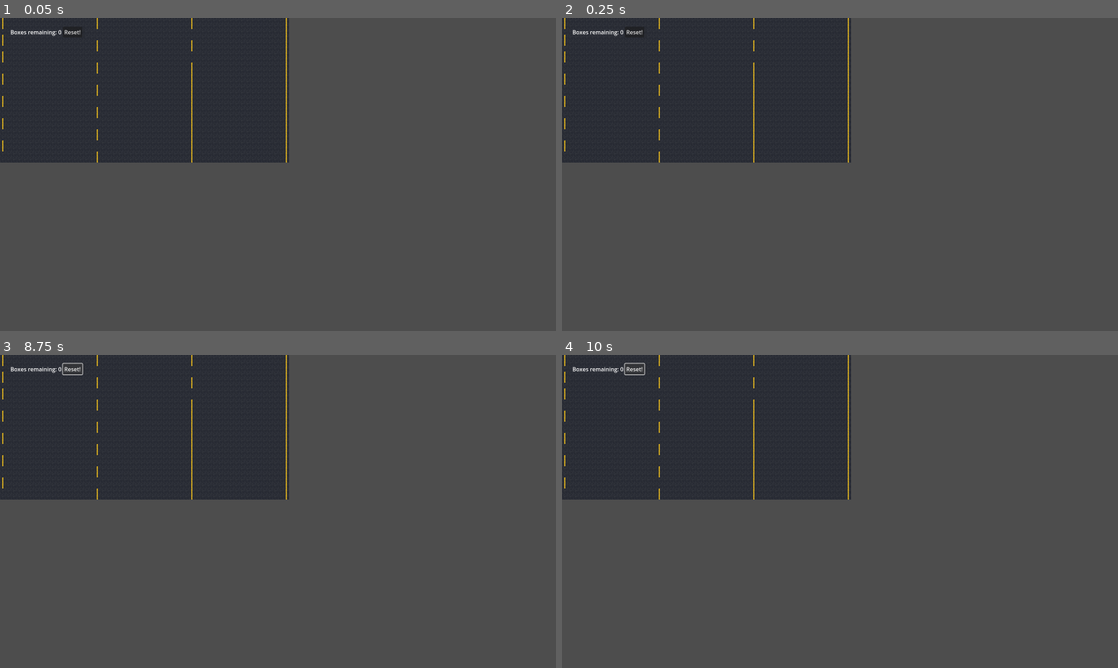
Above: before the commit, frames 1-4 (two rows, left to right).
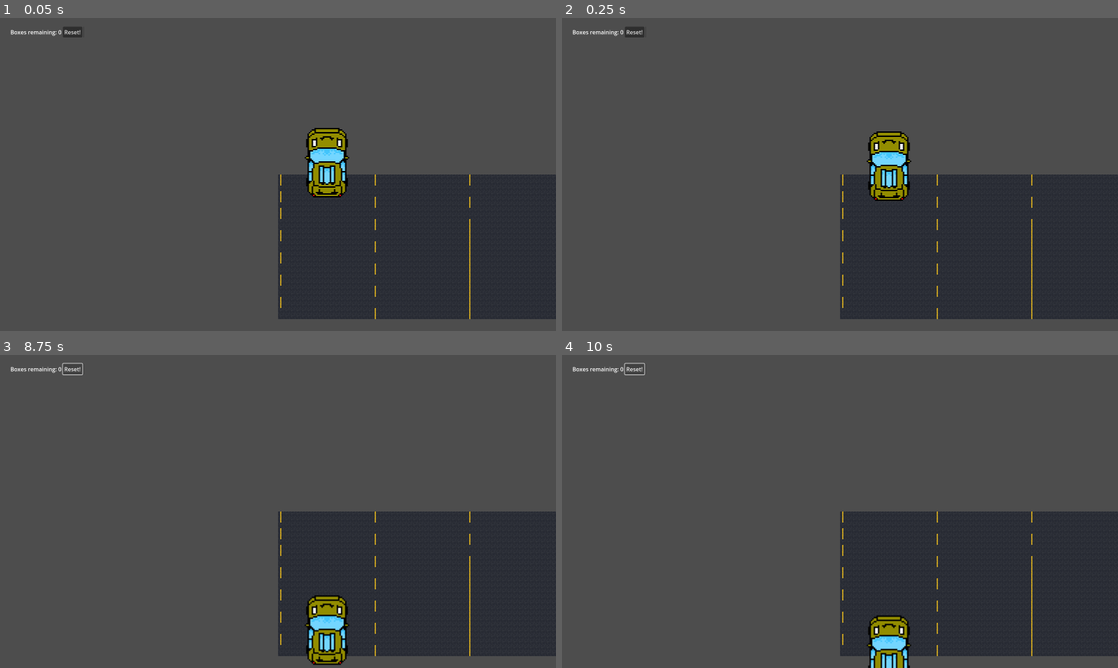
Above: after the commit, the same moments.

Repository: terminalbestbow/Informatikspiel
Game: Godot game, scene res://Scenes/autorennen.tscn
Two runs of this game, one before a commit and one after it. Both use one fixed random seed, a clock stepped at 60 frames per second and the inputs below. This scene is started directly instead of the project's main scene. Sound files missing from this copy of the repository are replaced by a short silence.
Inputs:
- Up to frame 1 (0.05 s): no input
- Up to frame 2 (0.25 s): no input
- Up to frame 3 (8.75 s): click "Reset!" at 0.5 s; hold D (right) 1.28-2.03 s; hold S (down) 2.03-2.78 s; hold D (right) 2.78-3.53 s; hold W (up) 3.53-4.28 s; hold A (left) 4.28-5.78 s; hold S (down) 5.78-6.53 s; hold D (right) 6.53-7.28 s; hold W (up) 7.28-8.03 s; hold D (right) from 8.03 s (still down)
- Up to frame 4 (10 s): release D (right) at 8.78 s; hold S (down) 8.78-9.53 s; hold A (left) from 9.53 s (still down)

The runs differ from the first frame. In frame 1, 47% of the frame differs, in the area x 0-100%, y 0-97%; in frame 2, 47%; in frame 3, 46%; in frame 4, 47%.

Commit message:
started car logic

Diff:
--- a/Scenes/autorennen.tscn
+++ b/Scenes/autorennen.tscn
@@ -1,7 +1,9 @@
-[gd_scene load_steps=6 format=3 uid="uid://bi2hh1sivqsq6"]
+[gd_scene load_steps=9 format=3 uid="uid://bi2hh1sivqsq6"]
 
 [ext_resource type="Texture2D" uid="uid://dfemno3xwvr5p" path="res://assets/Blöcke/Straße1.png" id="1_5g8x8"]
 [ext_resource type="Texture2D" uid="uid://f5syq6omymej" path="res://assets/Blöcke/Straße2.png" id="2_mgeps"]
+[ext_resource type="Script" path="res://Scenes/carpath.gd" id="3_78ksu"]
+[ext_resource type="PackedScene" uid="uid://gjgw08qvaprw" path="res://Scenes/autorennen/car_1.tscn" id="3_fw2f5"]
 
 [sub_resource type="TileSetAtlasSource" id="TileSetAtlasSource_a8aj7"]
 texture = ExtResource("1_5g8x8")
@@ -15,9 +17,27 @@
 sources/0 = SubResource("TileSetAtlasSource_a8aj7")
 sources/1 = SubResource("TileSetAtlasSource_l5afi")
 
+[sub_resource type="Curve2D" id="Curve2D_l4gpg"]
+_data = {
+"points": PackedVector2Array(0, 0, 0, 0, 135, -48, 0, 0, 0, 0, 135, 414)
+}
+point_count = 2
+
 [node name="Autorennen" type="Node2D"]
 
 [node name="TileMap" type="TileMap" parent="."]
 tile_set = SubResource("TileSet_gqoy5")
 format = 2
 layer_0/tile_data = PackedInt32Array(0, 1, 0, 65536, 1, 0, 131072, 0, 0, 196608, 1, 0, 327680, 0, 0, 393216, 1, 0, 4587 …(19095 unchanged characters)…
+
+[node name="Lanes" type="Node" parent="."]
+
+[node name="Path2D" type="Path2D" parent="Lanes"]
+curve = SubResource("Curve2D_l4gpg")
+script = ExtResource("3_78ksu")
+
+[node name="Car1" parent="Lanes/Path2D" instance=ExtResource("3_fw2f5")]
+position = Vector2(135, -48)
+rotates = false
+
+[node name="Camera2D" type="Camera2D" parent="."]
--- /dev/null
+++ b/Scenes/autorennen/car_1.tscn
@@ -0,0 +1,19 @@
+[gd_scene load_steps=3 format=3 uid="uid://gjgw08qvaprw"]
+
+[ext_resource type="Texture2D" uid="uid://dqn4cafkipm01" path="res://assets/Autos/KotzgrÃ¼ner Wagen.png" id="1_5x4ru"]
+
+[sub_resource type="RectangleShape2D" id="RectangleShape2D_d2tm7"]
+size = Vector2(24, 46)
+
+[node name="Car1" type="PathFollow2D"]
+
+[node name="Sprite2D" type="Sprite2D" parent="."]
+position = Vector2(-2, 0)
+rotation = 3.14159
+scale = Vector2(4, 4)
+texture = ExtResource("1_5x4ru")
+
+[node name="CollisionShape2D" type="CollisionShape2D" parent="."]
+position = Vector2(0, 3)
+scale = Vector2(4, 4)
+shape = SubResource("RectangleShape2D_d2tm7")
--- a/Scenes/car.tscn
+++ /dev/null
@@ -1,10 +0,0 @@
-[gd_scene load_steps=2 format=3 uid="uid://kr3wvuorbqie"]
-
-[ext_resource type="Texture2D" uid="uid://dqn4cafkipm01" path="res://assets/Autos/KotzgrÃ¼ner Wagen.png" id="1_3swpk"]
-
-[node name="Car" type="CharacterBody2D"]
-
-[node name="Sprite2D" type="Sprite2D" parent="."]
-position = Vector2(-2, 0)
-rotation = 3.14159
-texture = ExtResource("1_3swpk")
--- /dev/null
+++ b/Scenes/carpath.gd
@@ -0,0 +1,12 @@
+extends Path2D
+var speed = 10
+
+# Called when the node enters the scene tree for the first time.
+func _ready():
+	pass # Replace with function body.
+
+
+# Called every frame. 'delta' is the elapsed time since the previous frame.
+func _process(delta):
+	for i in get_children():
+		i.progress_ratio += delta/speed
--- a/Scenes/sokoban_world.tscn
+++ b/Scenes/sokoban_world.tscn
@@ -1,13 +1,19 @@
-[gd_scene load_steps=6 format=3 uid="uid://lrhqp81a1ruu"]
+[gd_scene load_steps=7 format=3 uid="uid://lrhqp81a1ruu"]
 
 [ext_resource type="PackedScene" uid="uid://b65rq3d2a3oyw" path="res://Scenes/player.tscn" id="1_avcgl"]
 [ext_resource type="Script" path="res://scripts/sokoban_world.gd" id="1_s6kvu"]
+[ext_resource type="Texture2D" uid="uid://bv1elh1bts8kw" path="res://assets/sternenhimmel.png" id="2_3myno"]
 [ext_resource type="PackedScene" uid="uid://cxhs8xlvslj0b" path="res://Scenes/box.tscn" id="2_sd8ct"]
 [ext_resource type="TileSet" uid="uid://cpwnagj4rf5g0" path="res://sokoban_tiles.tres" id="4_53tp6"]
 [ext_resource type="PackedScene" uid="uid://cbvb2gao1s4gf" path="res://Scenes/checkpoint.tscn" id="4_e8dnv"]
 
 [node name="Sokoban Lv_ 1" type="Node2D"]
 script = ExtResource("1_s6kvu")
+
+[node name="TextureRect" type="TextureRect" parent="."]
+offset_right = 40.0
+offset_bottom = 40.0
+texture = ExtResource("2_3myno")
 
 [node name="Checkpoints" type="Node" parent="."]
 
--- a/project.godot
+++ b/project.godot
@@ -29,22 +29,26 @@
 
 left={
 "deadzone": 0.5,
-"events": [Object(InputEventKey,"resource_local_to_scene":false,"resource_name":"","device":-1,"window_id":0,"alt_pressed":false,"shift_pressed":false,"ctrl_pressed":false,"meta_pressed":false,"pressed":false,"keycode":0,"physical_keycode":65,"key_label":0,"unicode":97,"echo":false,"script":null)
+"events": [Object(InputEventKey,"resource_local_to_scene":false,"resource_name":"","device":-1,"window_id":0,"alt_pressed":false,"shift_pressed":false,"ctrl_pressed":false,"meta_pressed":false,"pressed":false,"keycode":65,"physical_keycode":65,"key_label":65,"unicode":97,"echo":false,"script":null)
+, Object(InputEventKey,"resource_local_to_scene":false,"resource_name":"","device":-1,"window_id":0,"alt_pressed":false,"shift_pressed":false,"ctrl_pressed":false,"meta_pressed":false,"pressed":false,"keycode":0,"physical_keycode":4194319,"key_label":0,"unicode":0,"echo":false,"script":null)
 ]
 }
 right={
 "deadzone": 0.5,
 "events": [Object(InputEventKey,"resource_local_to_scene":false,"resource_name":"","device":-1,"window_id":0,"alt_pressed":false,"shift_pressed":false,"ctrl_pressed":false,"meta_pressed":false,"pressed":false,"keycode":0,"physical_keycode":68,"key_label":0,"unicode":100,"echo":false,"script":null)
+, Object(InputEventKey,"resource_local_to_scene":false,"resource_name":"","device":-1,"window_id":0,"alt_pressed":false,"shift_pressed":false,"ctrl_pressed":false,"meta_pressed":false,"pressed":false,"keycode":0,"physical_keycode":4194321,"key_label":0,"unicode":0,"echo":false,"script":null)
 ]
 }
 up={
 "deadzone": 0.5,
 "events": [Object(InputEventKey,"resource_local_to_scene":false,"resource_name":"","device":-1,"window_id":0,"alt_pressed":false,"shift_pressed":false,"ctrl_pressed":false,"meta_pressed":false,"pressed":false,"keycode":0,"physical_keycode":87,"key_label":0,"unicode":119,"echo":false,"script":null)
+, Object(InputEventKey,"resource_local_to_scene":false,"resource_name":"","device":-1,"window_id":0,"alt_pressed":false,"shift_pressed":false,"ctrl_pressed":false,"meta_pressed":false,"pressed":false,"keycode":0,"physical_keycode":4194320,"key_label":0,"unicode":0,"echo":false,"script":null)
 ]
 }
 down={
 "deadzone": 0.5,
 "events": [Object(InputEventKey,"resource_local_to_scene":false,"resource_name":"","device":-1,"window_id":0,"alt_pressed":false,"shift_pressed":false,"ctrl_pressed":false,"meta_pressed":false,"pressed":false,"keycode":0,"physical_keycode":83,"key_label":0,"unicode":115,"echo":false,"script":null)
+, Object(InputEventKey,"resource_local_to_scene":false,"resource_name":"","device":-1,"window_id":0,"alt_pressed":false,"shift_pressed":false,"ctrl_pressed":false,"meta_pressed":false,"pressed":false,"keycode":0,"physical_keycode":4194322,"key_label":0,"unicode":0,"echo":false,"script":null)
 ]
 }
 
Binary file added: assets/sternenhimmel.png
Not shown, added: assets/sternenhimmel.png.import
